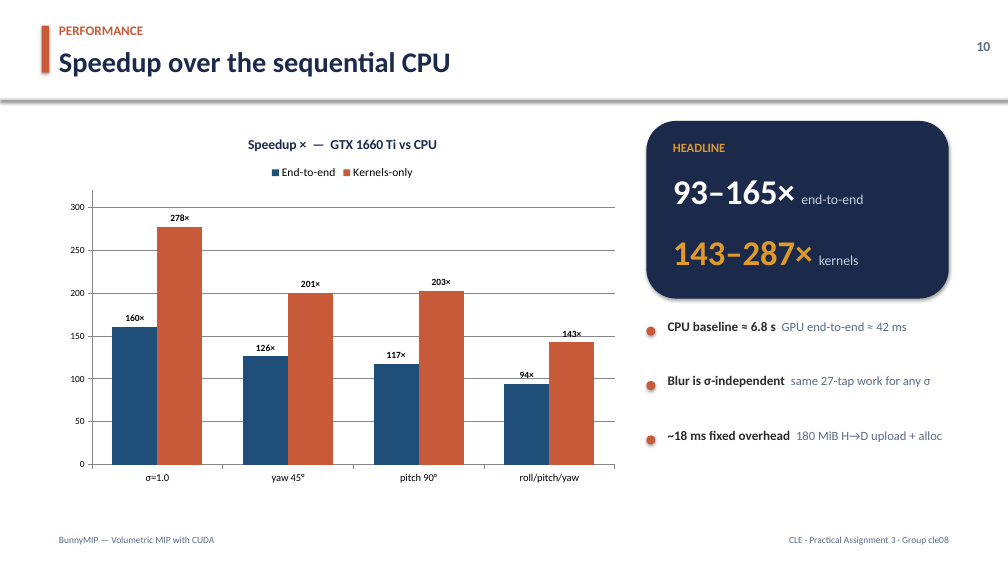
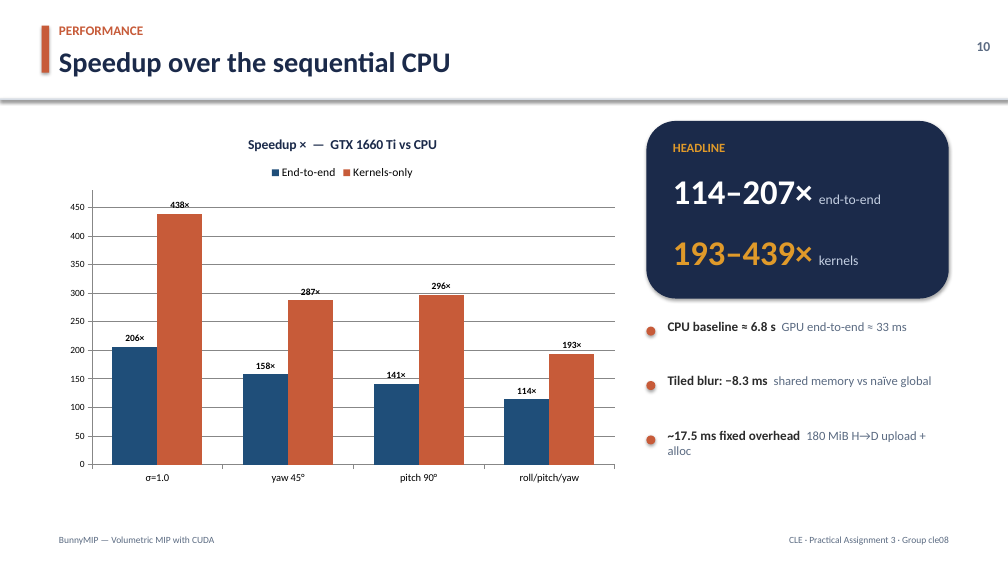
Before and after one commit to hujuc/BunnyMIP-CUDA-CLE, a slide deck: slide 10 of docs/BunnyMIP-Presentation.pptx. Drawn at 1008x567 pixels with LibreOffice and Linux fonts; fonts in the diff are those of the drawing. Boxes give left, top, right and bottom in pixels: in the first picture for what was removed or moved away, otherwise in the second. Text is boxed around its words. In the diff, an @@ line names an element or a change of style, - is before the commit and + after.

```diff
--- a/docs/BunnyMIP-Presentation.pptx
+++ b/docs/BunnyMIP-Presentation.pptx
@@ column chart at <box>59,121,626,492</box> @@
-End-to-end: 160, 126, 117, 94
+End-to-end: 206, 158, 141, 114
-Kernels-only: 278, 201, 203, 143
+Kernels-only: 438, 287, 296, 193
@@ value axis changed @@
@@ text at <box>819,194,881,204</box>: text changed @@
-93–165× end-to-end
+114–207× end-to-end
@@ text at <box>673,242,859,266</box>: text changed @@
-143–287× kernels
+193–439× kernels
@@ text at <box>668,321,907,331</box>: text changed @@
-CPU baseline ≈ 6.8 s GPU end-to-end ≈ 42 ms
+CPU baseline ≈ 6.8 s GPU end-to-end ≈ 33 ms
@@ text at <box>668,375,932,387</box>: text changed @@
-Blur is σ-independent same 27-tap work for any σ
+Tiled blur: −8.3 ms shared memory vs naïve global
@@ text at <box>668,430,916,455</box>: text changed @@
-~18 ms fixed overhead 180 MiB H→D upload + alloc
+~17.5 ms fixed overhead 180 MiB H→D upload + alloc
```
Also in this commit, not shown: 9 other slides changed, 5 other files.
